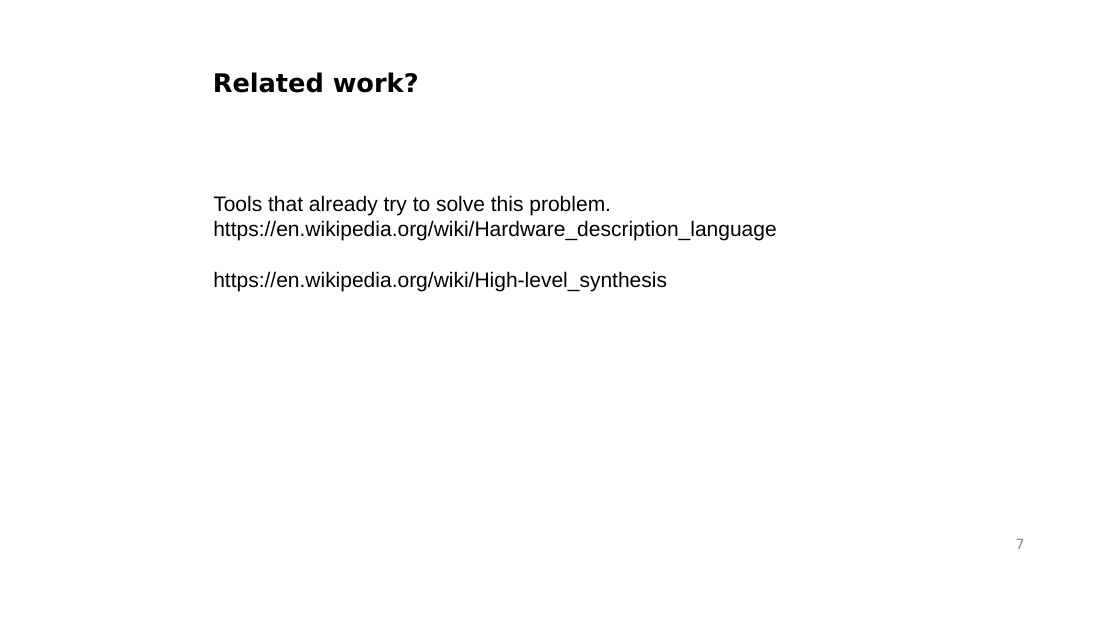
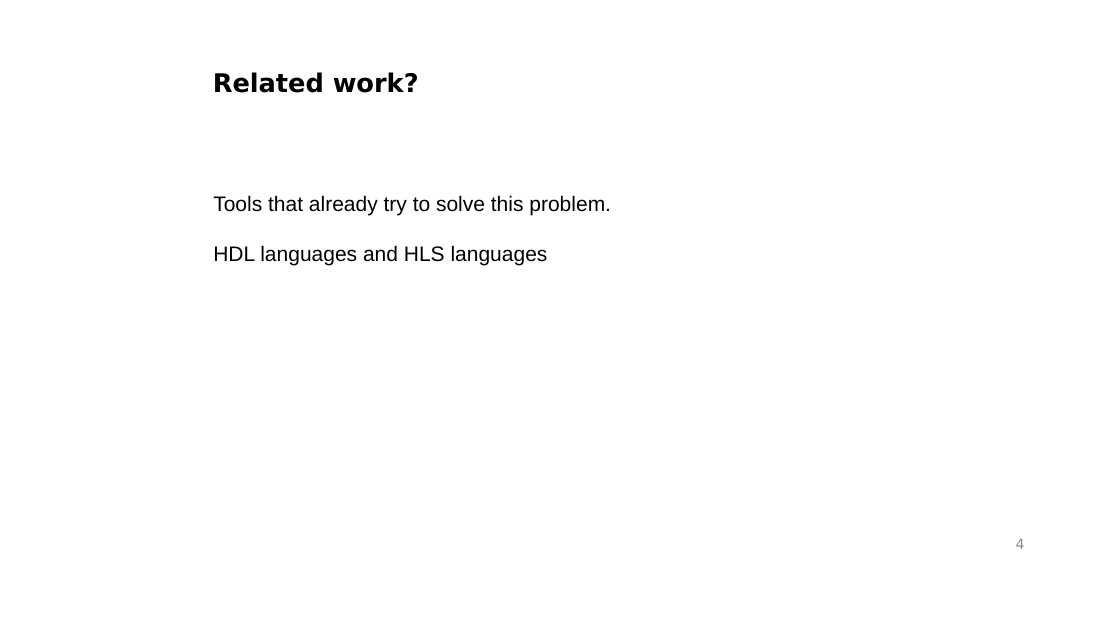
Before and after one commit to gasparka/thesis, a slide deck: slide 4 of presentation.odp (slide 7 before the commit). Drawn at 1120x630 pixels with LibreOffice and Linux fonts; fonts in the diff are those of the drawing; background and template pictures are left out. Boxes give left, top, right and bottom in pixels: in the first picture for what was removed or moved away, otherwise in the second. Text is boxed around its words. In the diff, an @@ line names an element or a change of style, - is before the commit and + after.

```diff
--- a/presentation.odp
+++ b/presentation.odp
@@ text at [213, 245, 548, 266]: text changed @@
-https://en.wikipedia.org/wiki/Hardware_description_language
-https://en.wikipedia.org/wiki/High-level_synthesis
+HDL languages and HLS languages
@@ page number at [1016, 539, 1025, 549]: text changed @@
-7
+4
```
Also in this commit, not shown: 2 other slides changed, 7 slides added, 4 slides removed, 3 other files.
